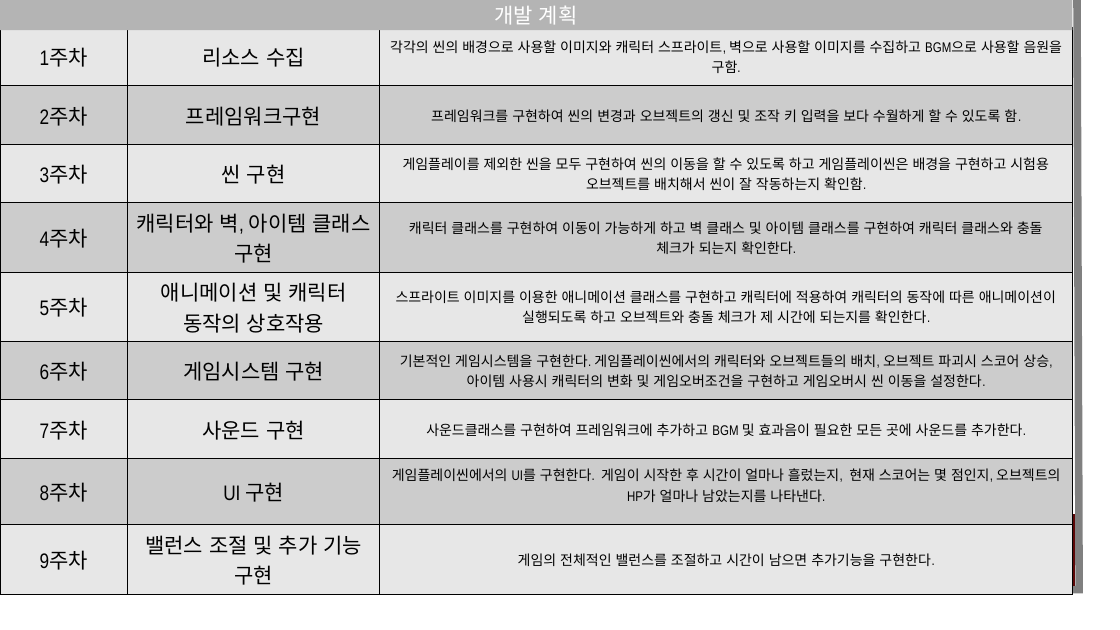
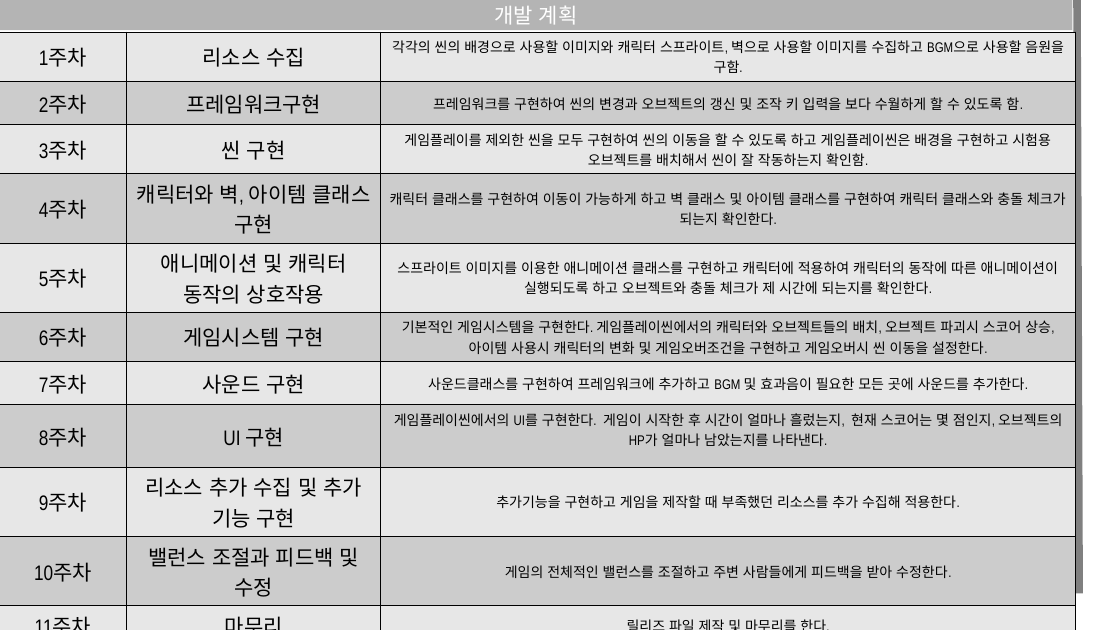
Before and after one commit to Lunta/For-future, a slide deck: slide 7 of 2DGameProgramming/2013182030_이상기_1차발표.pptx. Drawn at 1120x630 pixels with LibreOffice and Linux fonts; fonts in the diff are those of the drawing; background and template pictures are left out. Boxes give left, top, right and bottom in pixels: in the first picture for what was removed or moved away, otherwise in the second. Text is boxed around its words. In the diff, an @@ line names an element or a change of style, - is before the commit and + after.

Commit message:
KPU GameEngineering - 2D Game Programmingr - Term Project

```diff
--- a/2DGameProgramming/2013182030_이상기_1차발표.pptx
+++ b/2DGameProgramming/2013182030_이상기_1차발표.pptx
@@ table at [0, 32, 1076, 601] @@
-row 9: 9주차 | 밸런스 조절 및 추가 기능 구현 | 게임의 전체적인 밸런스를 조절하고 시간이 남으면 추가기능을 구현한다.
+row 9: 9주차 | 리소스 추가 수집 및 추가 기능 구현 | 추가기능을 구현하고 게임을 제작할 때 부족했던 리소스를 추가 수집해 적용한다.
+row 10: 10주차 | 밸런스 조절과 피드백 및 수정 | 게임의 전체적인 밸런스를 조절하고 주변 사람들에게 피드백을 받아 수정한다.
+row 11: 11주차 | 마무리 | 릴리즈 파일 제작 및 마무리를 한다.
@@ table: place and size @@
-table at [0, 27, 1074, 589]
+table at [0, 32, 1076, 601]
```
